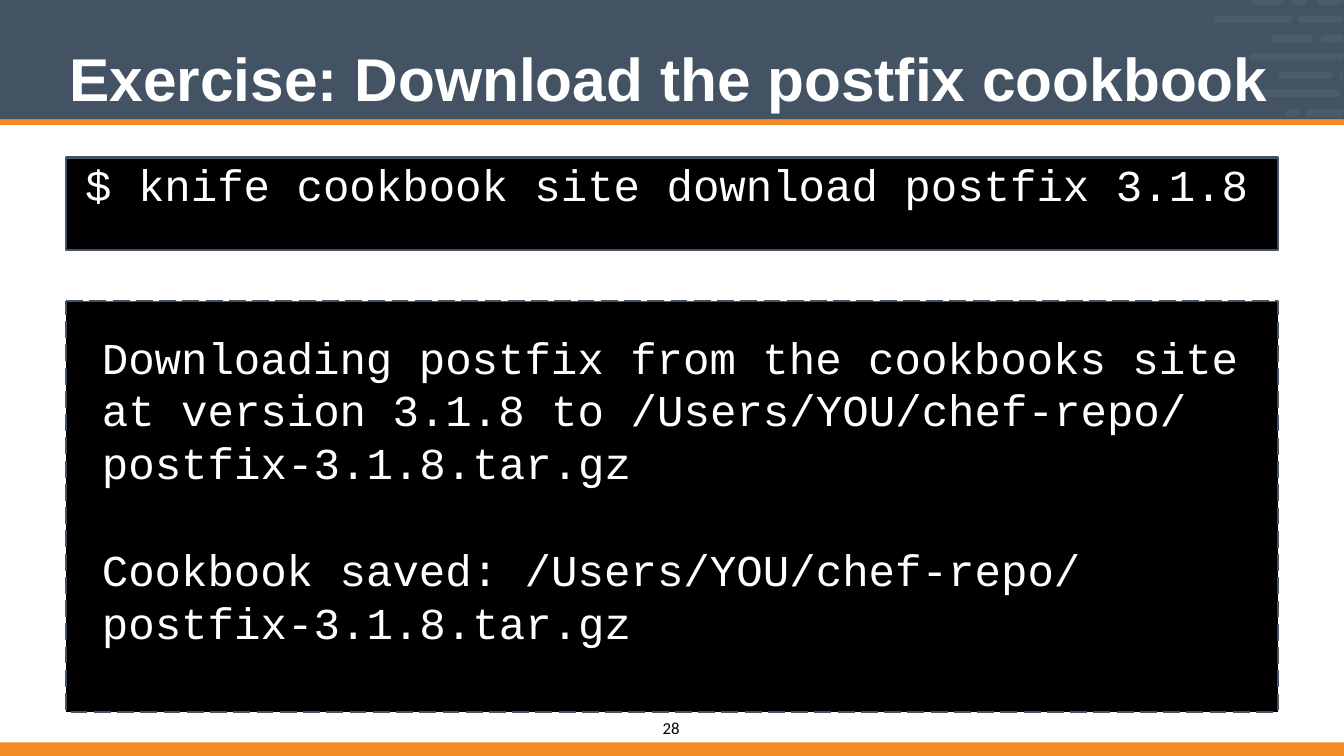
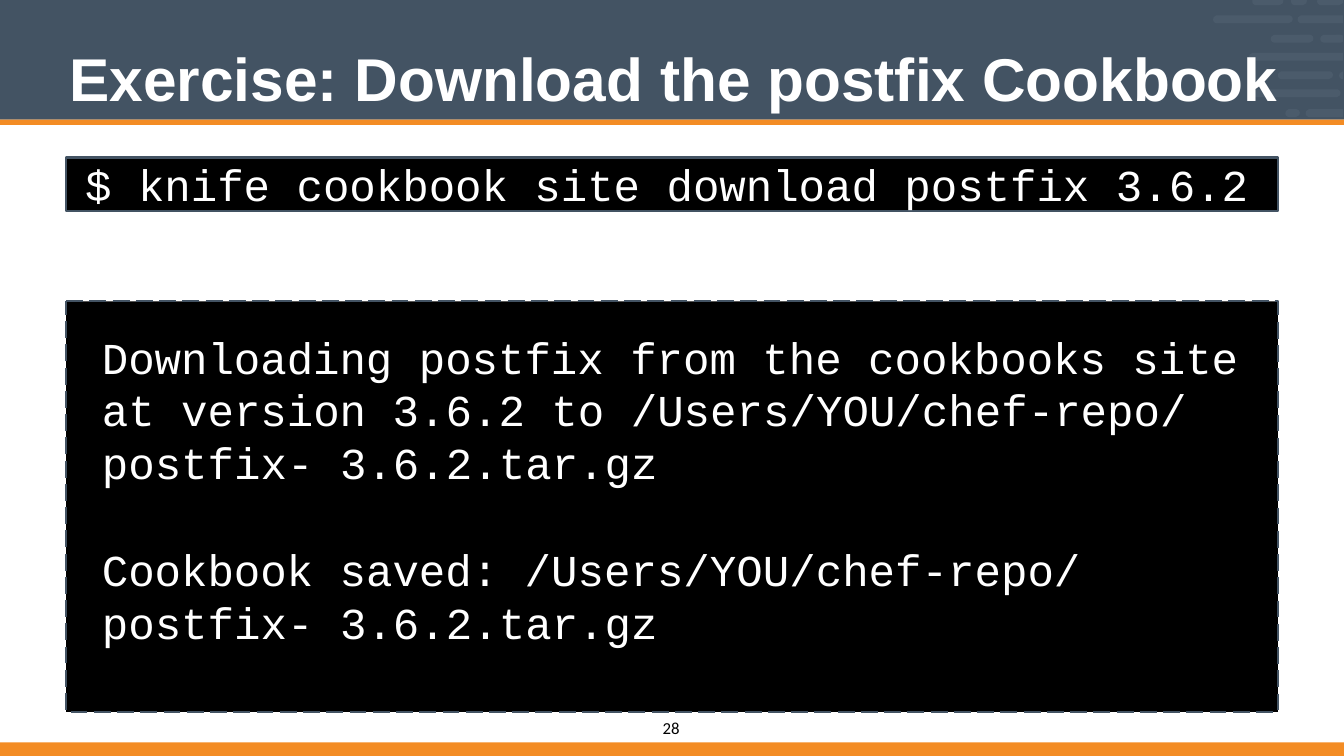
Before and after one commit to vinyar/chef-intermediate, a slide deck: slide 28 of Modules/08-Chef_Intermediate.pptx. Drawn at 1344x756 pixels with LibreOffice and Linux fonts; fonts in the diff are those of the drawing. Boxes give left, top, right and bottom in pixels: in the first picture for what was removed or moved away, otherwise in the second. Text is boxed around its words. In the diff, an @@ line names an element or a change of style, - is before the commit and + after.

```diff
--- a/Modules/08-Chef_Intermediate.pptx
+++ b/Modules/08-Chef_Intermediate.pptx
@@ title at <box>69,57,1277,112</box>: text changed @@
-Exercise: Download the postfix cookbook
+Exercise: Download the postfix Cookbook
@@ rectangle "$ knife cookbook site download ...": place and size @@
-rectangle "$ knife cookbook site download ..." at <box>67,157,1278,249</box>
+rectangle "$ knife cookbook site download ..." at <box>67,157,1278,211</box>
@@ text in rectangle at <box>138,170,1248,214</box>: text changed @@
-$ knife cookbook site download postfix 3.1.8
+$ knife cookbook site download postfix 3.6.2
@@ text at <box>102,343,1238,648</box>: text changed @@
-Downloading postfix from the cookbooks site at version 3.1.8 to /Users/YOU/chef-repo/ postfix-3.1.8.tar.gz
-Cookbook saved: /Users/YOU/chef-repo/ postfix-3.1.8.tar.gz
+Downloading postfix from the cookbooks site at version 3.6.2 to /Users/YOU/chef-repo/ postfix- 3.6.2.tar.gz
+Cookbook saved: /Users/YOU/chef-repo/ postfix- 3.6.2.tar.gz
```
Also in this commit, not shown: 29 other slides changed, 1 slide removed.
